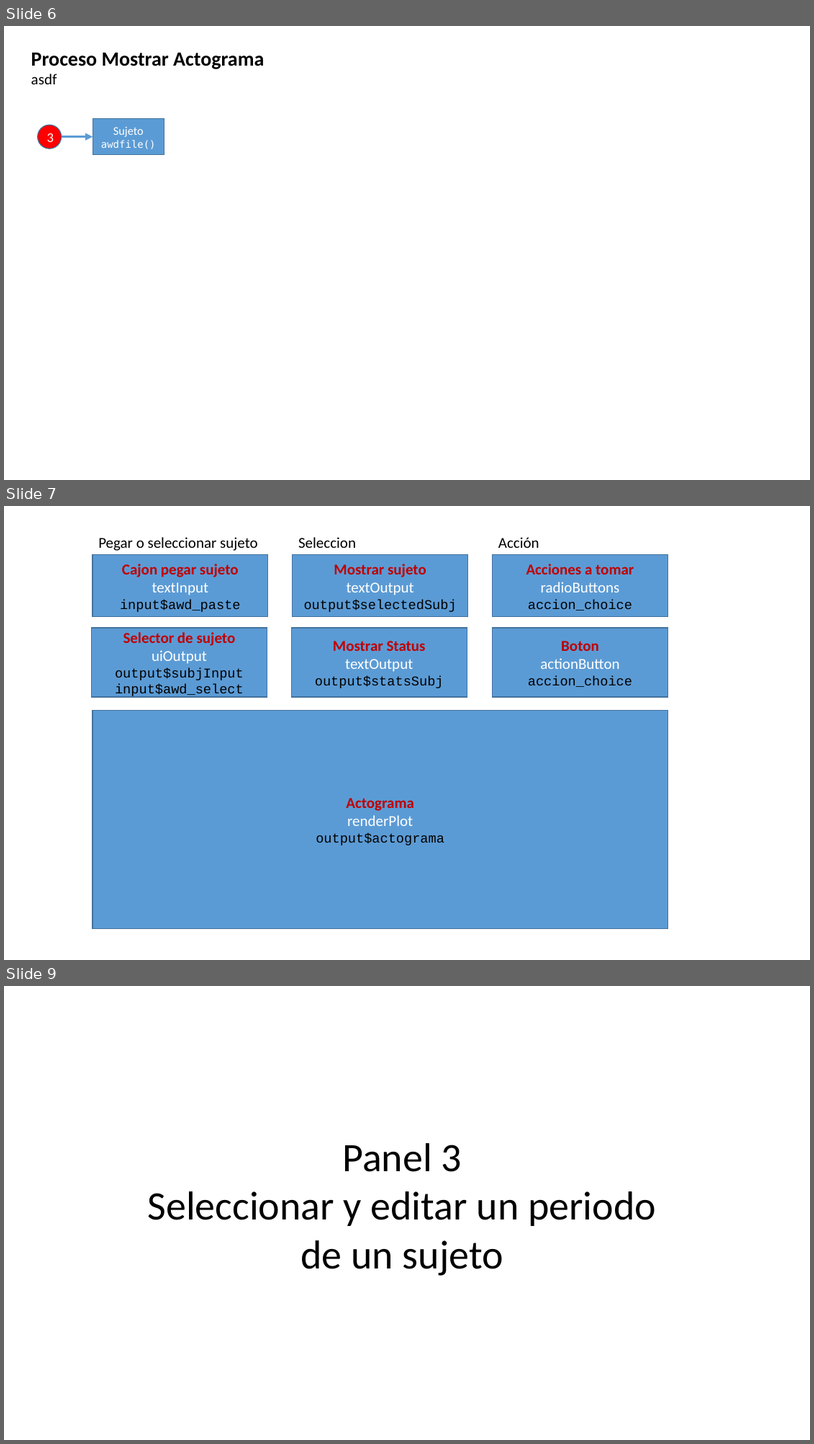
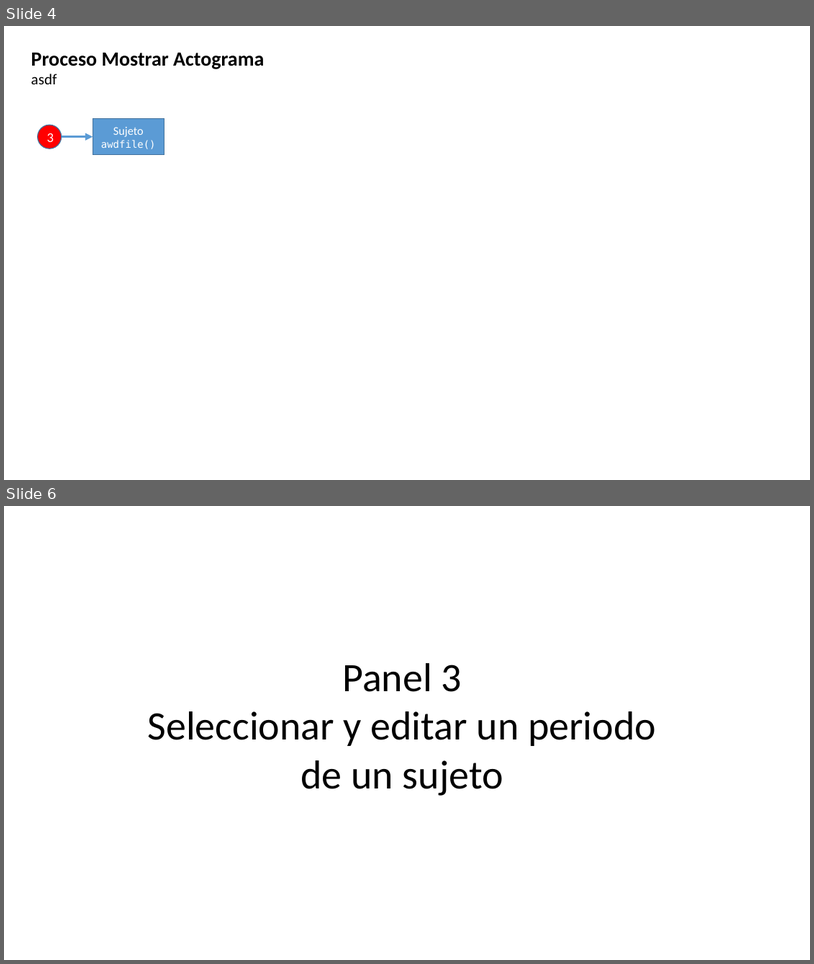
Before and after one commit to olitroski/Actigrafia, a slide deck: flujo edicion.pptx. Shown one above the other, each under a label of ours: slides 6, 7 and 9 before the commit, slides 4 and 6 after it; the slides between them are not shown. The pictures are 814x1444 and 814x964 pixels, drawn with LibreOffice and Linux fonts; fonts in the diff are those of the drawing. Boxes give left, top, right and bottom in pixels: in the first picture for what was removed or moved away, otherwise in the second. Text is boxed around its words. In the diff, an @@ line names an element or a change of style, - is before the commit and + after.

Commit message:
salvar actograma
y checar que funcionan las funciones de analisis
adaptar el epi al formato viejo

```diff
--- a/flujo edicion.pptx
+++ b/flujo edicion.pptx
@@ slide 7 removed at (4,506,810,960), background #FFFFFF @@
@@ text removed at (98,537,257,551) @@
-Pegar o seleccionar sujeto
@@ text removed at (298,537,356,548) @@
-Seleccion
@@ text removed at (499,537,540,548) @@
-Acción
@@ rectangle removed at (93,554,268,617) @@
-Cajon pegar sujeto
-textInput
-input$awd_paste
@@ rectangle removed at (293,554,468,617) @@
-Mostrar sujeto
-textOutput
-output$selectedSubj
@@ rectangle removed at (493,554,669,617) @@
-Acciones a tomar
-radioButtons
-accion_choice
@@ rectangle removed at (92,628,267,697) @@
-Selector de sujeto
-uiOutput
-output$subjInput
-input$awd_select
@@ rectangle removed at (292,628,468,697) @@
-Mostrar Status
-textOutput
-output$statsSubj
@@ rectangle removed at (493,628,669,697) @@
-Boton
-actionButton
-accion_choice
@@ rectangle removed at (93,710,669,929) @@
-Actograma
-renderPlot
-output$actograma
@@ what was slide 6 is now slide 4 @@
@@ what was slide 9 is now slide 6 @@
```
Also in this commit, not shown: 4 slides changed, 2 other slides removed, 18 other files.
